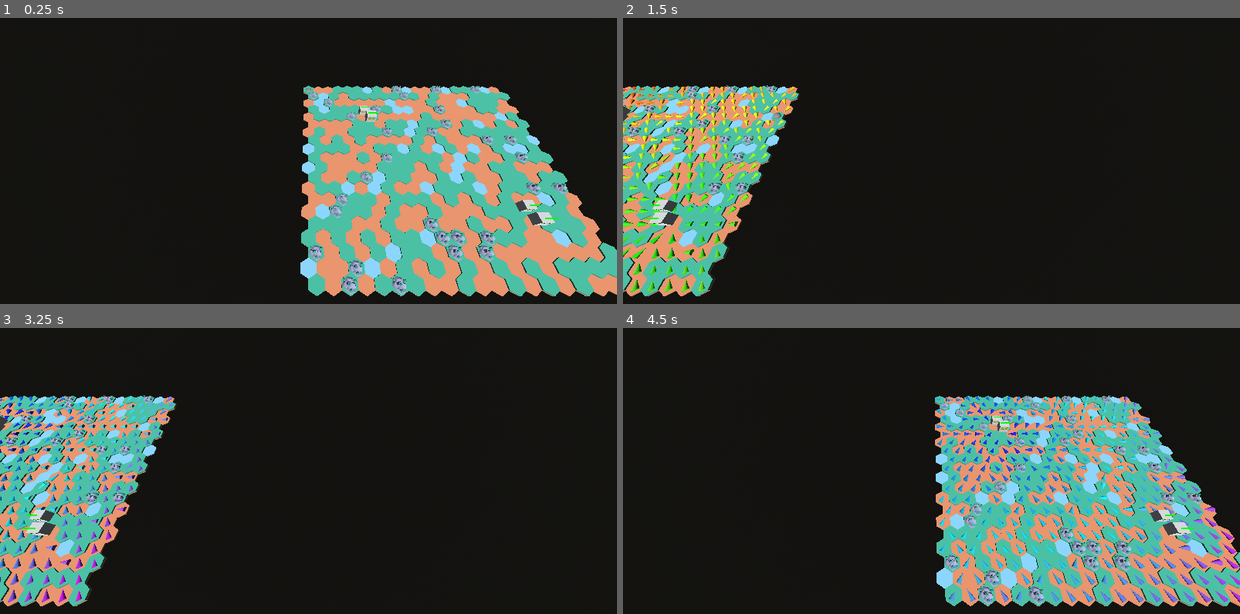
Above: before the commit, frames 1-4 (two rows, left to right).
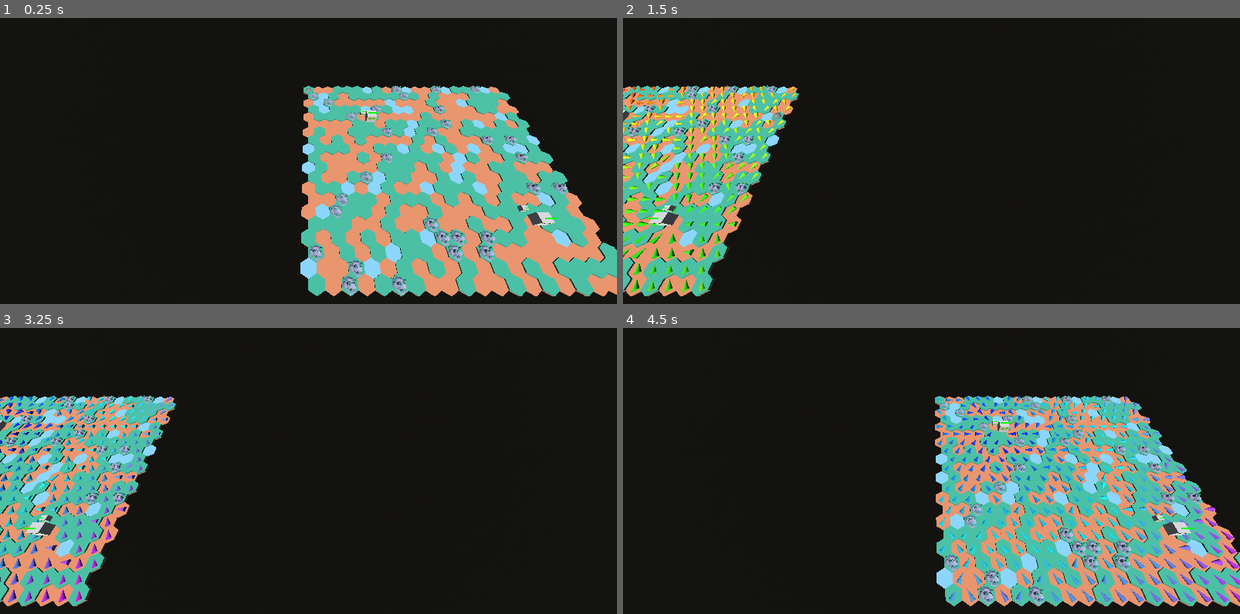
Above: after the commit, the same moments.

Repository: rantahar/hex_flow_rts
Game: Godot game, scene res://game.tscn
Two runs of this game, one before a commit and one after it. Both use one fixed random seed, a clock stepped at 60 frames per second and the inputs below.
Inputs (mouse positions are in pixels of both pictures, inside the frame that each line leads up to):
- Up to frame 1 (0.25 s): no input
- Up to frame 2 (1.5 s): tap Enter at 0.5 s; move the mouse to (1067, 112) at 0.52 s; hold Right (ui_right) 0.53-1.25 s; click (1067, 112) at 0.67 s; drag from (808, 149) to (900, 201) at 1.27 s
- Up to frame 3 (3.25 s): tap Space at 2 s; move the mouse to (370, 365) at 2.02 s; hold Right (ui_right) 2.03-2.75 s; tap Enter at 2.75 s; drag from (277, 511) to (123, 388) at 2.77 s
- Up to frame 4 (4.5 s): tap Space at 3.5 s; move the mouse to (1116, 493) at 3.52 s; hold Left (ui_left) 3.53-4.25 s; drag from (746, 388) to (838, 353) at 4.27 s

The runs differ from the first frame. In frame 1, 0.1% of the frame differs, in the area x 58-88%, y 30-68%; in frame 2, 0.1%; in frame 3, 0.1%; in frame 4, 0.1%, in the area x 59-90%, y 30-68%.

Commit message:
Targetting structures

Diff:
--- a/data/game_data.gd
+++ b/data/game_data.gd
@@ -69,7 +69,7 @@
 	"base": {
 		"display_name": "Main Base",
 		"mesh_path": "res://assets/robot_simple.obj",
-		"max_health": 1000.0,
+		"max_health": 100.0,
 		"size": 0.4,
 		"resource_generation_rate": 1.0,
 		"cost": 0,
@@ -80,9 +80,9 @@
 	"drone_factory": {
 		"display_name": "Drone Factory",
 		"mesh_path": "res://assets/robot_simple.obj",
-		"max_health": 500.0,
-		"size": 0.35,
-		"cost": 200,
+		"max_health": 100.0,
+		"size": 0.2,
+		"cost": 100,
 		"buildable": true,
 		"structure_type": "unit_producer",
 		"produces_unit_type": "infantry",
@@ -134,10 +134,12 @@
 		"id": 0,
 		"display_name": "Red Team",
 		"color": Color.RED,
+		"starting_resources": 100.0
 	},
 	{
 		"id": 1,
 		"display_name": "Blue Team",
 		"color": Color.BLUE,
+		"starting_resources": 100.0
 	}
 ]
--- a/src/Player.gd
+++ b/src/Player.gd
@@ -167,7 +167,7 @@
 func _init(p_id: int, config: Dictionary):
 	# Initialize properties that cannot use default values or require calculation
 	id = p_id
-	resources = config.get("starting_resources", 1000.0) # Using 1000.0 default as requested
+	resources = config.get("starting_resources", 100.0)
 	structures = [] # Initialized to empty array
 
 func add_resources(amount: float):
--- a/src/core/Unit.gd
+++ b/src/core/Unit.gd
@@ -2,6 +2,7 @@
 class_name Unit
 const HealthBar3D = preload("res://src/HealthBar3D.gd")
 const Grid = preload("res://src/core/Grid.gd")
+const Structure = preload("res://src/core/Structure.gd")
 
 var health_bar: HealthBar3D
 var muzzle_flash: OmniLight3D
@@ -257,13 +258,15 @@
 
 # Finds the closest enemy unit in any neighboring tile (Euclidean distance squared)
 # Returns the closest enemy unit instance, or null.
-func _get_closest_enemy_in_range() -> Unit:
-	"""
-	Finds the closest enemy unit within a bounding box defined by the unit's attack range.
-	Checks all tiles within the bounding box and calculates the exact world distance to enemy units.
+# Finds the closest enemy unit or structure in range (Euclidean distance squared)
+# Returns the closest enemy instance (Unit or Structure), or null.
+func _get_closest_enemy_in_range() -> Node3D:
+	"""
+	Finds the closest enemy unit or structure within a bounding box defined by the unit's attack range.
+	Checks all tiles within the bounding box and calculates the exact world distance to enemy targets.
 
 	Returns:
-	- Unit: The closest enemy unit instance within range, or null if none found.
+	- Node3D: The closest enemy instance (Unit or Structure) within range, or null if none found.
 	"""
 	if not current_tile or not grid:
 		return null
@@ -278,7 +281,7 @@
 	var attack_range_world: float = attack_range_hex * Grid.HEX_SCALE
 	var attack_range_world_sq: float = attack_range_world * attack_range_world
 
-	var closest_enemy: Unit = null
+	var closest_enemy: Node3D = null
 	# Initialize minimum distance squared to the attack range squared + 1 (slightly outside initial range)
 	var min_distance_sq: float = attack_range_world_sq + 1.0
 
@@ -298,18 +301,27 @@
 			if not is_instance_valid(tile_ref):
 				continue
 
-			# Check if tile has enemy units
-			if tile_ref.has_enemy_units(player_id):
-				# Iterate over occupied slots on the enemy tile
-				for unit_ref in tile_ref.occupied_slots:
-					if is_instance_valid(unit_ref) and unit_ref.player_id != player_id:
-						# Calculate exact distance squared to enemy unit position
-						var distance_sq = self_pos.distance_squared_to(unit_ref.position)
-
-						# Track closest enemy (minimum distance) AND ensure it is within range
-						if distance_sq <= attack_range_world_sq and distance_sq < min_distance_sq:
-							min_distance_sq = distance_sq
-							closest_enemy = unit_ref
+			var targets_on_tile: Array[Node3D] = []
+
+			# 1. Check for enemy units
+			for unit_ref in tile_ref.occupied_slots:
+				if is_instance_valid(unit_ref) and unit_ref.player_id != player_id:
+					targets_on_tile.append(unit_ref)
+
+			# 2. Check for enemy structures
+			if tile_ref.structure != null and is_instance_valid(tile_ref.structure) and tile_ref.structure.player_id != player_id:
+				targets_on_tile.append(tile_ref.structure)
+
+
+			# Check distances for all found targets on this tile
+			for target_ref in targets_on_tile:
+				# Calculate exact distance squared to enemy position
+				var distance_sq = self_pos.distance_squared_to(target_ref.position)
+
+				# Track closest enemy (minimum distance) AND ensure it is within range
+				if distance_sq <= attack_range_world_sq and distance_sq < min_distance_sq:
+					min_distance_sq = distance_sq
+					closest_enemy = target_ref
 
 	return closest_enemy
 
